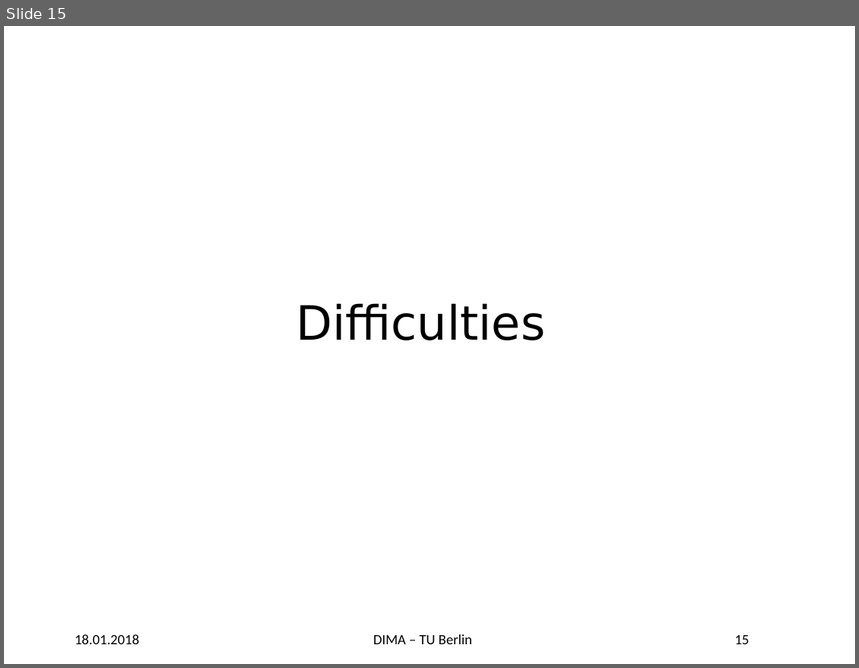
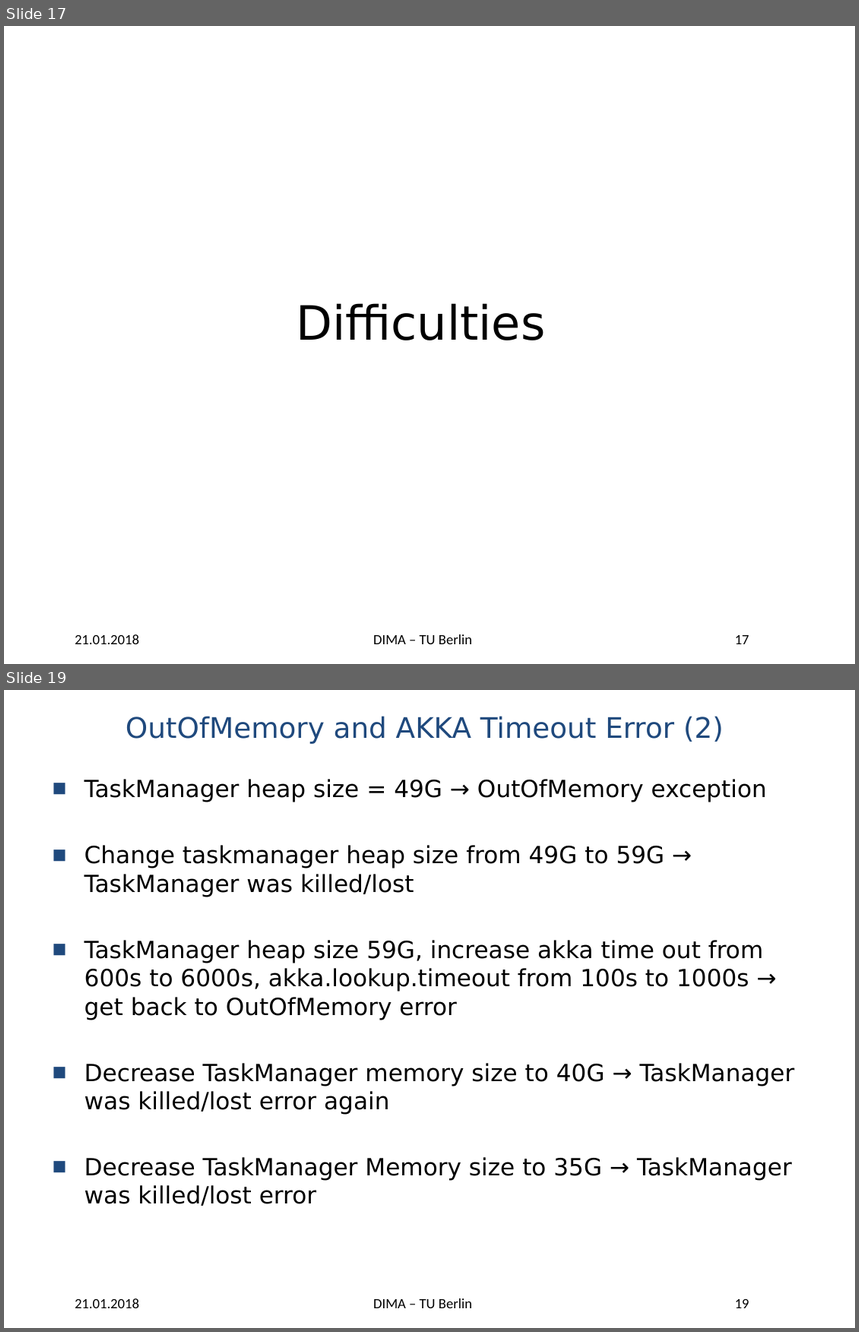
Before and after one commit to panduwicaksono91/wave-hist, a slide deck: BDAPRO Midterm Presentation - Wavelet Histogram.pptx. Shown one above the other, each under a label of ours: slide 15 before the commit, slides 17 and 19 after it; the slides between them are not shown. The pictures are 859x668 and 859x1332 pixels, drawn with LibreOffice and Linux fonts; fonts in the diff are those of the drawing; background and template pictures are left out. Boxes give left, top, right and bottom in pixels: in the first picture for what was removed or moved away, otherwise in the second. Text is boxed around its words. In the diff, an @@ line names an element or a change of style, - is before the commit and + after.

```diff
--- a/BDAPRO Midterm Presentation - Wavelet Histogram.pptx
+++ b/BDAPRO Midterm Presentation - Wavelet Histogram.pptx
@@ slide 19 added at [4,690,855,1328], background picture (left out); not listed: 3 template elements that a slide beside it also shows @@
@@ title added at [126,716,724,743], 24 pt, text #1F497D @@
+OutOfMemory and AKKA Timeout Error (2)
@@ text added at [85,779,795,1206], 20 pt, text #000000 @@
+■ TaskManager heap size = 49G → OutOfMemory exception
+■ Change taskmanager heap size from 49G to 59G → TaskManager was killed/lost
+■ TaskManager heap size 59G, increase akka time out from 600s to 6000s, akka.lookup.timeout from 100s to 1000s → get back to OutOfMemory error
+■ Decrease TaskManager memory size to 40G → TaskManager was killed/lost error again
+■ Decrease TaskManager Memory size to 35G → TaskManager was killed/lost error
@@ what was slide 15 is now slide 17 @@
@@ slide 17 changed as well @@
@@ text at [75,635,139,645]: text changed @@
-18.01.2018
+21.01.2018
@@ page number at [735,636,750,645]: text changed @@
-15
+17
```
Also in this commit, not shown: 17 other slides changed, 4 other slides added, 1 slide removed.
